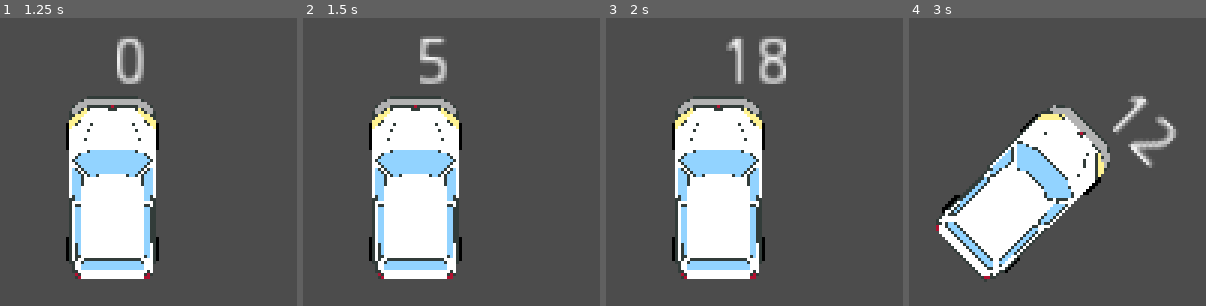
Above: before the commit, frames 1-4 (left to right).
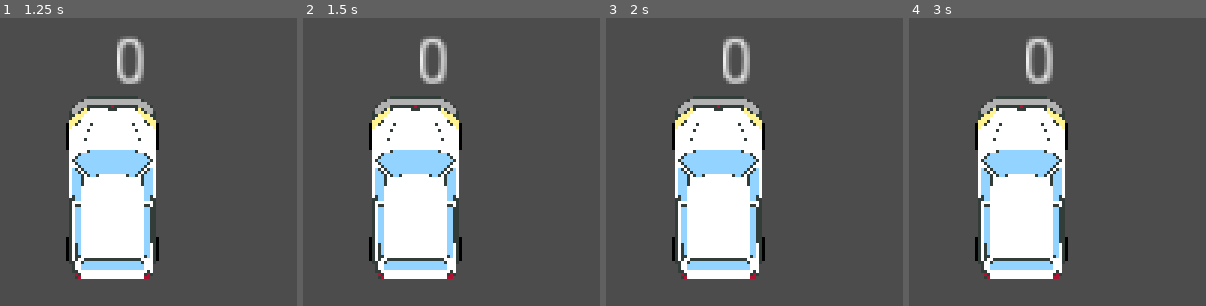
Above: after the commit, the same moments.

Repository: pastra98/DriveMeInsane
Game: Godot game, scene res://player/Player.tscn
Same seed, same stepped clock (60 frames per second), same inputs: the game is played once before the commit and once after it. This scene is started directly instead of the project's main scene.
Inputs:
- Up to frame 1 (1.25 s): tap Enter at 0.5 s; hold Right (ui_right) from 0.53 s (still down); tap 1 at 0.6 s; tap Space (ui_select) at 0.77 s
- Up to frame 2 (1.5 s): tap Space (ui_select) at 1.25 s; release Right (ui_right) at 1.28 s; hold Down (ui_down) from 1.28 s (still down); tap 2 at 1.35 s
- Up to frame 3 (2 s): keep holding Down (ui_down); tap Space (ui_select) at 1.52 s
- Up to frame 4 (3 s): tap Enter at 2 s; release Down (ui_down) at 2.03 s; hold Right (ui_right) 2.03-2.78 s; tap F at 2.1 s; hold Up (ui_up) from 2.78 s (still down); tap 1 at 2.85 s

Frame 1 is identical in both runs. In frame 2, 0.6% of the frame differs, in the area x 39-49%, y 6-23%; in frame 3, 2.3%; in frame 4, 19%, in the area x 9-90%, y 6-92%.
Error in both runs: Invalid get index 'unlocked_passengers' (on base: 'null instance'). (res://gui/gui_manager.gd:8)

Commit message:
car is diabled/enabled by setting acceleration, sensibilities check for that to prevent triggering b4 countdown over

Diff:
--- a/src/passengers/effects/automatic_effect.gd
+++ b/src/passengers/effects/automatic_effect.gd
@@ -3,6 +3,7 @@
 
 signal change_insanity(amt, reason, is_broadcast)
 onready var player = $"/root/Main/Level".player
+onready var car = $"../../.."
 
 var insanity_effect: float
 var message: String
@@ -19,7 +20,7 @@
     name = "AutomaticEffect"
 
 func _physics_process(delta):
-    if not is_on_cooldown:
+    if not is_on_cooldown and car.acceleration != 0: # checks if car is enabled
         emit_signal("change_insanity", insanity_effect, message, is_broadcasting)
         # even when it is a broadcast, effect always applies to passenger aswell
         if is_broadcasting:
--- a/src/passengers/effects/relaxation_fart.gd
+++ b/src/passengers/effects/relaxation_fart.gd
@@ -3,6 +3,7 @@
 
 signal change_insanity(amt, reason, is_broadcast)
 onready var passenger = get_parent()
+onready var car = $"../../.."
 
 
 var insanity_effect: float
@@ -16,7 +17,7 @@
     name = "RelaxationFart"
 
 func _physics_process(delta):
-    if passenger.insanity == 0 and not is_on_cooldown:
+    if passenger.insanity == 0 and not is_on_cooldown and car.acceleration != 0:
         # start timer until next fart - must happen before yield, otherwise this get called multiple times
         get_node(name + "Timer").start(cooldown)
         is_on_cooldown = true
--- a/src/player/car.gd
+++ b/src/player/car.gd
@@ -10,7 +10,7 @@
 const STEERING_TORQUE = 5 # Affects turning speed
 const STEERING_DAMP = 8 # 7 - Affects how fast the torque slows down
 
-var acceleration = MAX_ACCELERATION
+var acceleration = 0
 var all_gas_no_brakes = false
 
 # Drifting & Tire Friction
@@ -115,3 +115,11 @@
             as_player.volume_db = range_lerp(col_force, 0, 7, -50, 0)
             as_player.play()
             break
+
+
+func disable():
+    acceleration = 0
+
+
+func enable():
+    acceleration = MAX_ACCELERATION
--- a/src/player/player.gd
+++ b/src/player/player.gd
@@ -40,7 +40,7 @@
 
 
 func explode():
-    $"Car".acceleration = 0 # TODO: actually stop the car from receiving input, also before the level starts
+    $"Car".disable()
     $"Car/Explosion".show()
     $"Car/Explosion".play()
     $"Car/Sprite".hide()
